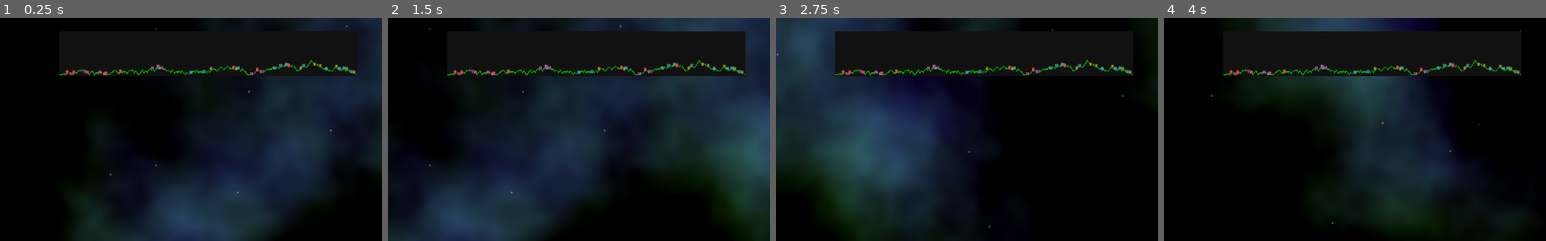
Above: before the commit, frames 1-4 (left to right).
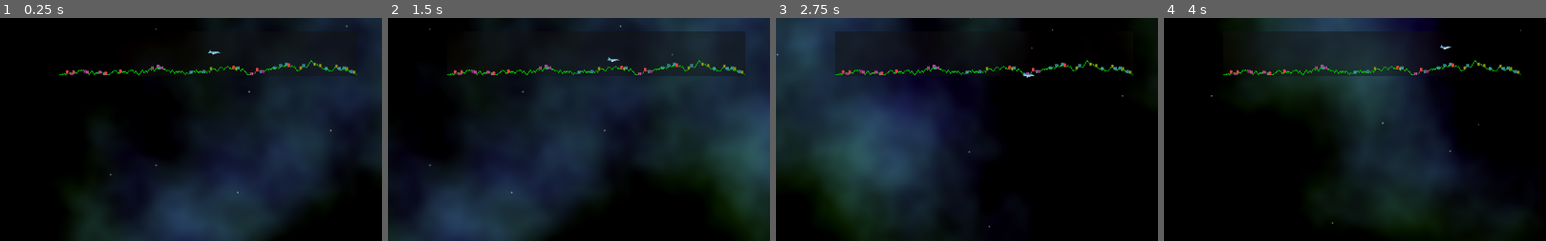
Above: after the commit, the same moments.

Repository: andrew-wilkes/godotia
Game: Godot game, scene res://Main.tscn
Same seed, same stepped clock (60 frames per second), same inputs: the game is played once before the commit and once after it.
Inputs:
- Up to frame 1 (0.25 s): no input
- Up to frame 2 (1.5 s): tap Enter at 0.5 s; hold Right (ui_right) 0.53-1.28 s; hold Down (ui_down) from 1.28 s (still down)
- Up to frame 3 (2.75 s): release Down (ui_down) at 2.03 s; hold Right (ui_right) from 2.03 s (still down)
- Up to frame 4 (4 s): release Right (ui_right) at 2.78 s; hold Up (ui_up) 2.78-3.53 s; hold Left (ui_left) from 3.53 s (still down)
The pictures show only the part of the screen within x 23-73%, y 0-50%; the shares and areas given below are measured in that part.

The runs differ from the first frame. In frame 1, less than 0.1% of the frame differs, in the area x 54-58%, y 14-17%; in frame 2, 2.9%; in frame 3, 0.4%; in frame 4, 4.7%, in the area x 31-76%, y 5-27%.

Commit message:
Add player to map

Diff:
--- a/Main.gd
+++ b/Main.gd
@@ -27,6 +27,7 @@
 	# Allow for renaming of the parallax layer(s) later, so using find_node() and get_parent()
 	terrain = find_node("Terrain")
 	terrain.get_parent().motion_mirroring.x = terrain.last_point.x
+	# Start in the middle of the map
 	scroll_position = terrain.last_point.x / 2
 	# warning-ignore:return_value_discarded
 	get_tree().get_root().connect("size_changed", self, "resize")
@@ -51,7 +52,8 @@
 		var item = Structures.get_item(point, terrain.GRID_SIZE)
 		item.add_to_group("structures")
 		terrain.line.add_child(item)
-	map.add_structures(terrain.GRID_SIZE)
+	map.add_structures()
+	map.add_player(player, scroll_position, terrain)
 
 
 func _process(delta):
@@ -59,6 +61,7 @@
 	move_background(delta)
 	turn_player()
 	move_player_sideways(delta)
+	map.position_player(player, scroll_position, terrain)
 
 
 func process_inputs(delta):
@@ -74,6 +77,10 @@
 
 func move_background(delta):
 	scroll_position += speed * delta
+	if scroll_position > terrain.last_point.x:
+		scroll_position -= terrain.last_point.x
+	if scroll_position < 0:
+		scroll_position += terrain.last_point.x
 	background.scroll_offset.x = scroll_position
 	sky.set_offset(scroll_position)
 
@@ -104,7 +111,9 @@
 		player_direction = LEFT
 		print("Player turned to left")
 		anim.play("PlayerTurn")
+		map.turn_player()
 	if player_direction == LEFT and speed < 0:
 		player_direction = RIGHT
 		print("Player turned to right")
 		anim.play_backwards("PlayerTurn")
+		map.turn_player()
--- a/Map.gd
+++ b/Map.gd
@@ -9,6 +9,7 @@
 var coor_scale : Vector2
 var line: Line2D
 var structures = {}
+var player
 
 func _ready():
 	line = $Line2D
@@ -26,17 +27,35 @@
 	set_points(terrain)
 
 
-func add_structures(grid_size):
+func add_structures():
 	for s in get_tree().get_nodes_in_group("structures"):
 		var node = s.duplicate()
 		node.scale = ITEM_SCALE
 		node.position *= coor_scale
 		node.position -= Vector2(DX, DX)
 		line.add_child(node)
-		structures[s.get_instance_id()] = node
-	pass
 
 
+func add_player(p, scroll_position, terrain):
+	player = p.duplicate()
+	position_player(p, scroll_position, terrain)
+	add_child(player)
 
-func _process(delta):
+
+func position_player(p, scroll_position: int, terrain):
+	var max_x = terrain.last_point.x
+	player.scale = ITEM_SCALE
+	var x = max_x - scroll_position + p.position.x
+	if x > max_x:
+		x = x - max_x
+	if x < 0:
+		x = max_x - x
+	player.position = Vector2(x, p.position.y) * coor_scale
+
+
+func turn_player():
+	player.flip_h = !player.flip_h
+
+
+func _process(_delta):
 	pass
--- a/Map.tscn
+++ b/Map.tscn
@@ -11,7 +11,7 @@
 margin_top = 0.400001
 margin_right = 198.0
 margin_bottom = 67.8
-color = Color( 0.0705882, 0.0705882, 0.0705882, 1 )
+color = Color( 0.0705882, 0.0705882, 0.0705882, 0.478431 )
 script = ExtResource( 1 )
 __meta__ = {
 "_edit_use_anchors_": false
